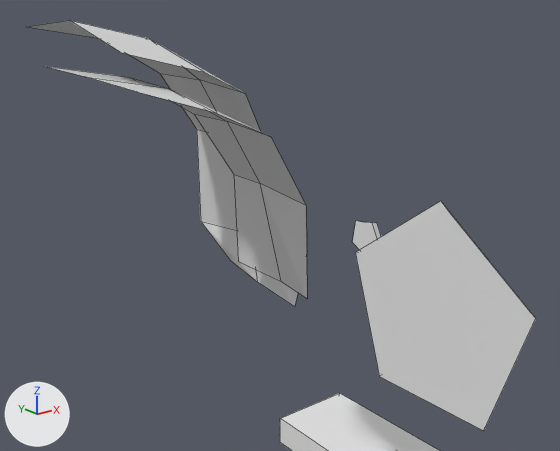
The Blender file Blockings.blend: old version first, new version second.
Camera for both pictures: a 50 mm lens placed at (-0.4, -1.86, 3.13), pointed at (1.68, 0.74, 2.09). Arrows for +X, +Y and +Z are at lower left; the lights stay in place. Mesh edges are drawn as thin lines.

The first picture shows 'InnerPadding', 'KeyholeBackframe', 'Rivet', 'TopPadding', 'WoodenPlane'.
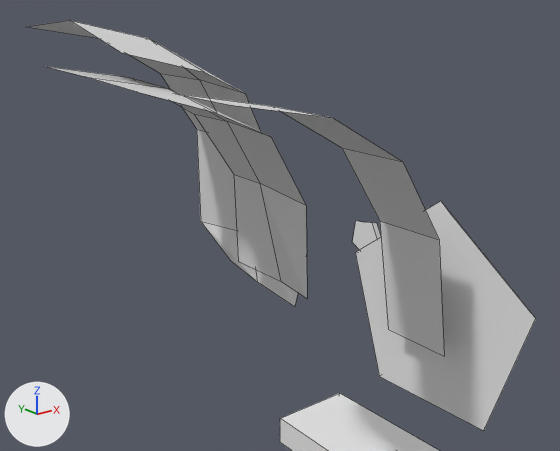
Commit message: Update: add metal strap

What differs and where, as boxes [x1, y1, x2, y2] in the pictures (560 x 451 px):
'Strap', added: after [179, 94, 444, 356]

Edits to the bpy script that builds the scene:
```text
Add me_cylinder_006:
    me_cylinder_006.from_pydata([(0.0, 0.203, 0.965), (0.383, 0.203, 0.89), (0.707, 0.203, 0.707), (0.924, 0.203, 0.384), (1.0, 0.203, -0.109), (0.0, -0.1, 0.965), (0.383, -0.1, 0.89), (0.707, -0.1, 0.707), (0.924, -0.1, 0.384), (1.0, -0.1, -0.113)], [], [(3, 8, 9, 4), (2, 7, 8, 3), (1, 6, 7, 2), (0, 5, 6, 1)])
Add ob_strap:
    ob_strap = bpy.data.objects.new('Strap', me_cylinder_006)
    ob_strap.location = (0.832, -0.005, 1.844)
```
